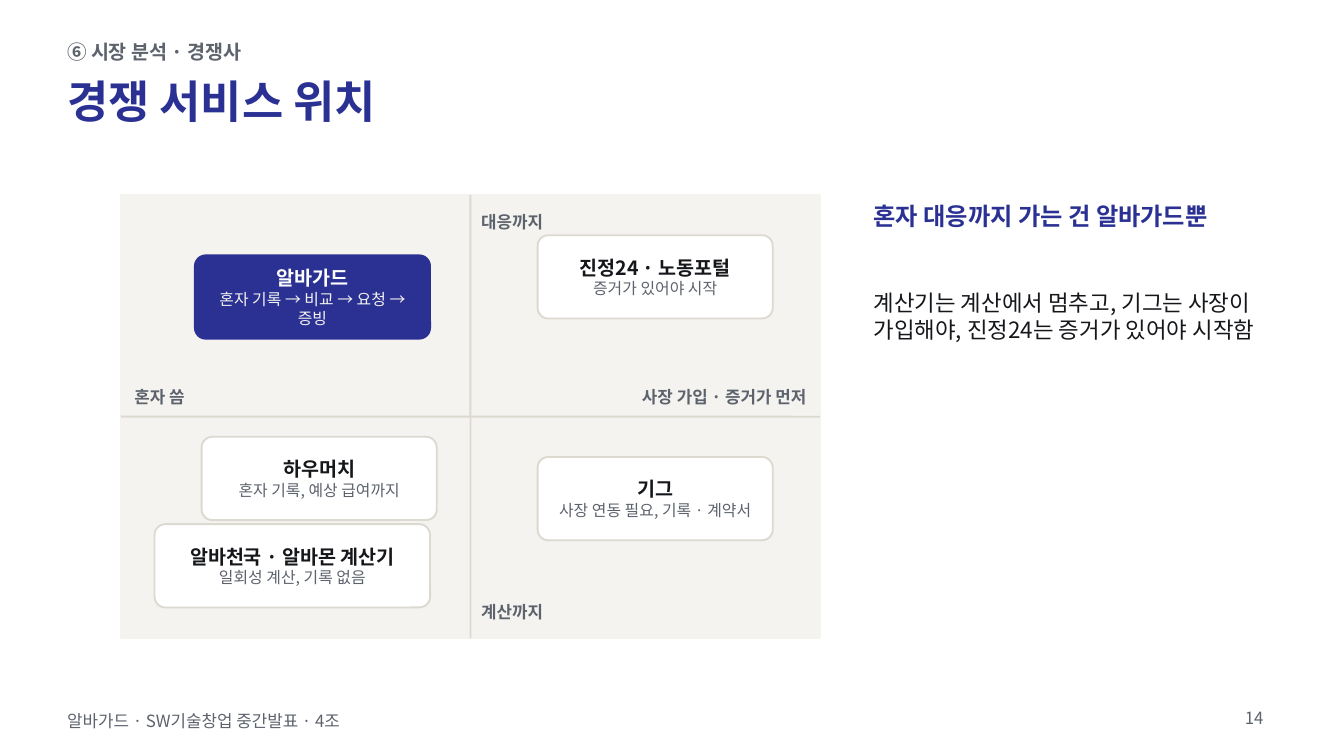
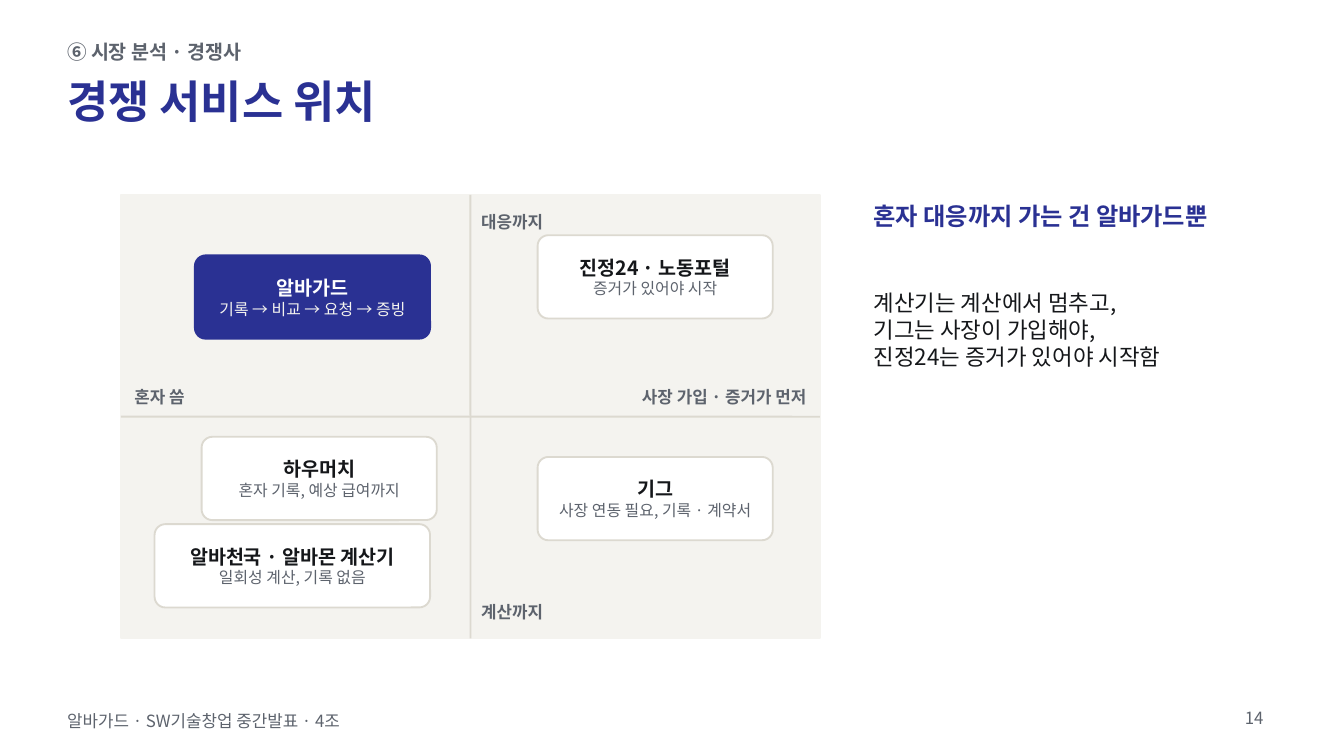
Before and after one commit to jihooni217/albaguard, a slide deck: slide 14 of docs/06_중간발표_PPT.pptx. Drawn at 1344x756 pixels with LibreOffice and Linux fonts; fonts in the diff are those of the drawing. Boxes give left, top, right and bottom in pixels: in the first picture for what was removed or moved away, otherwise in the second. Text is boxed around its words. In the diff, an @@ line names an element or a change of style, - is before the commit and + after.

```diff
--- a/docs/06_중간발표_PPT.pptx
+++ b/docs/06_중간발표_PPT.pptx
@@ text at (874,292,1161,367): text changed @@
-계산기는 계산에서 멈추고, 기그는 사장이 가입해야, 진정24는 증거가 있어야 시작함
+계산기는 계산에서 멈추고,
+기그는 사장이 가입해야,
+진정24는 증거가 있어야 시작함
@@ text at (219,302,405,317): text changed @@
-혼자 기록 → 비교 → 요청 → 증빙
+기록 → 비교 → 요청 → 증빙
```
Also in this commit, not shown: 3 other slides changed, 1 other file.
